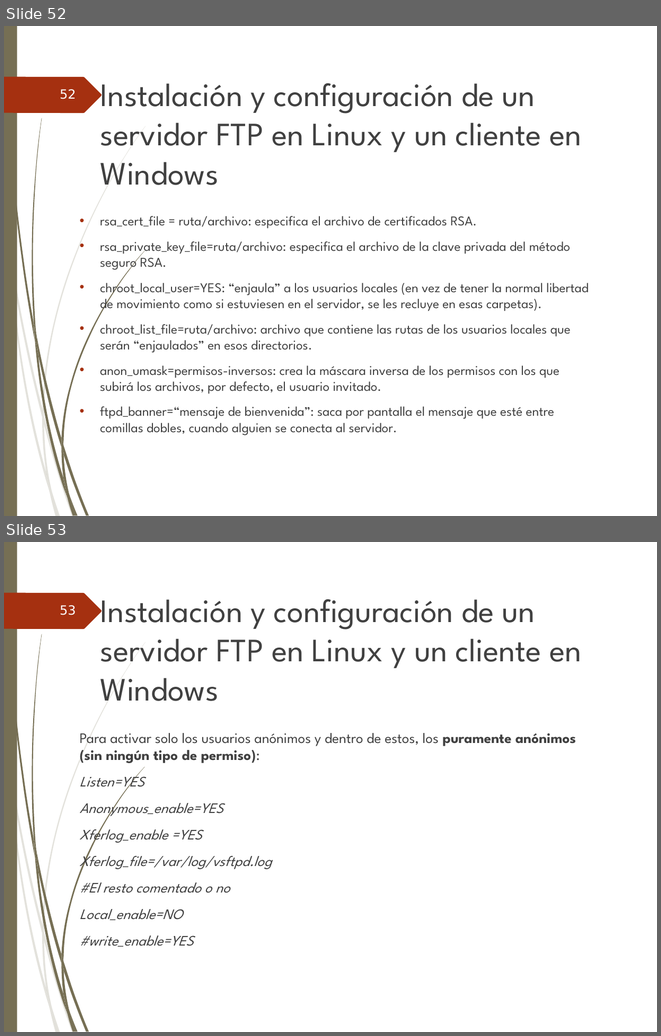
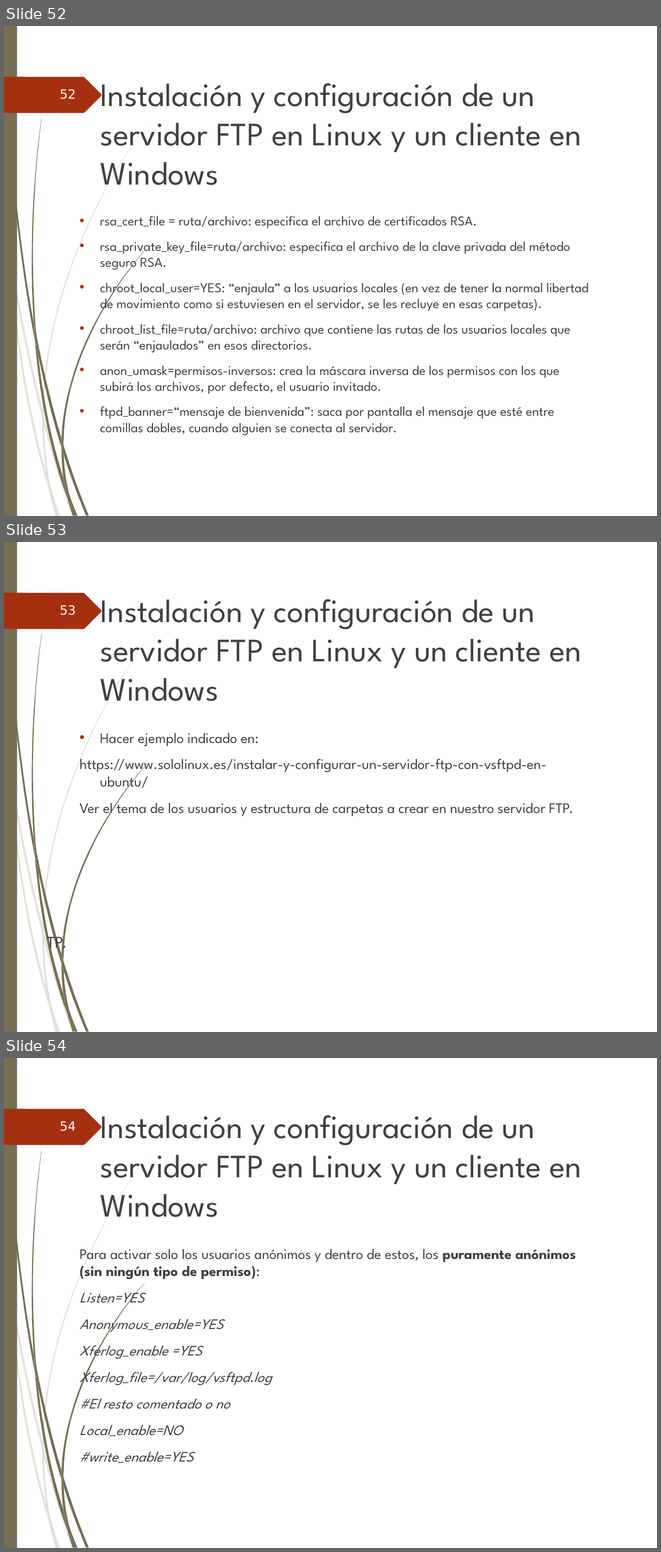
Before and after one commit to ammDAW/daw, a slide deck: 2_DAW/DAW - Beatriz/Unidad3/UT3. Instalacion & admistracion Servidores FTP.ppt. Shown one above the other, each under a label of ours: slides 52 and 53 before the commit, slides 52, 53 and 54 after it. The pictures are 661x1036 and 661x1552 pixels, drawn with LibreOffice and Linux fonts; fonts in the diff are those of the drawing; background and template pictures are left out. Boxes give left, top, right and bottom in pixels: in the first picture for what was removed or moved away, otherwise in the second. Text is boxed around its words. In the diff, an @@ line names an element or a change of style, - is before the commit and + after.

```diff
--- a/2_DAW/DAW - Beatriz/Unidad3/UT3. Instalacion & admistracion Servidores FTP.ppt
+++ b/2_DAW/DAW - Beatriz/Unidad3/UT3. Instalacion & admistracion Servidores FTP.ppt
@@ slide 53 added at (x1=4, y1=542, x2=657, y2=1032), background picture (left out); not listed: 24 template elements that a slide beside it also shows @@
@@ page number added at (x1=60, y1=605, x2=76, y2=615), 14 pt, text #FEFFFF @@
+53
@@ title added at (x1=100, y1=599, x2=581, y2=701), 36 pt, text #404040 @@
+Instalación y configuración de un servidor FTP en Linux y un cliente en Windows
@@ text added at (x1=47, y1=733, x2=573, y2=953), 16 pt, text #404040 @@
+  • Hacer ejemplo indicado en:
+  https://www.sololinux.es/instalar-y-configurar-un-servidor-ftp-con-vsftpd-en-ubuntu/
+  Ver el tema de los usuarios y estructura de carpetas a crear en nuestro servidor FTP.
+TP.
@@ what was slide 53 is now slide 54 @@
@@ page number at (x1=60, y1=1121, x2=76, y2=1131): text changed @@
-53
+54
```
Also in this commit, not shown: 2 slides changed.
